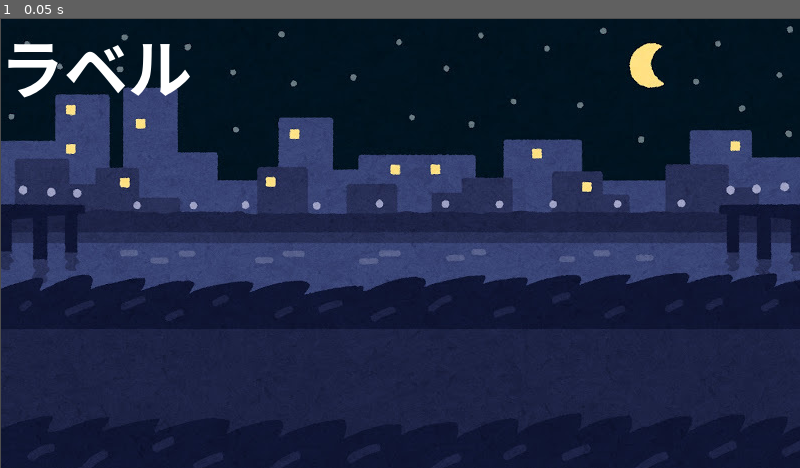
Above: before the commit, frame 1.
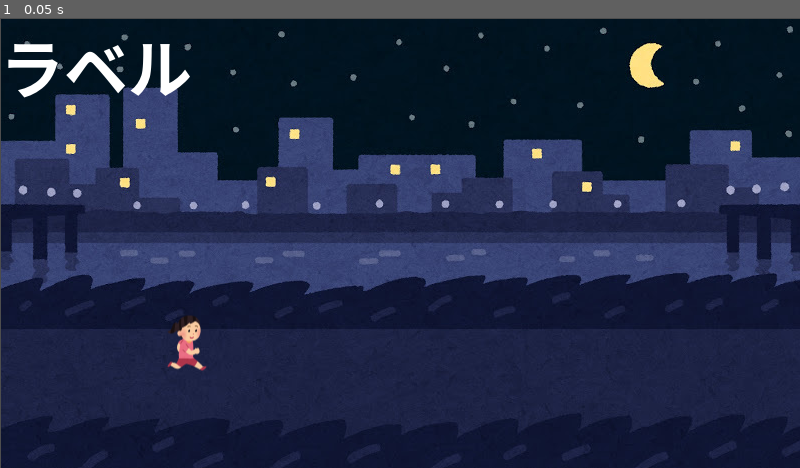
Above: after the commit, the same moment.

Repository: 23Nozomi/team3
Game: Godot game, scene res://my_world.tscn
Two runs of this game, one before a commit and one after it. Both use one fixed random seed, a clock stepped at 60 frames per second and the inputs below. The project has no main scene, so this scene is started directly.
Inputs:
- Up to frame 1 (0.05 s): no input

The runs differ from the first frame. In frame 1, 0.3% of the frame differs, in the area x 20-26%, y 66-79%.

Commit message:
Bがキャラ追加

Diff:
--- /dev/null
+++ b/game3/godot-template-v2/hanako.gd
@@ -0,0 +1,11 @@
+extends Actor
+
+
+# Called when the node enters the scene tree for the first time.
+func _ready() -> void:
+	pass # Replace with function body.
+
+
+# Called every frame. 'delta' is the elapsed time since the previous frame.
+func _process(delta: float) -> void:
+	pass
--- /dev/null
+++ b/game3/godot-template-v2/hanako.tscn
@@ -0,0 +1,18 @@
+[gd_scene format=3 uid="uid://txpdsqrh32qk"]
+
+[ext_resource type="PackedScene" uid="uid://bpyevpyu03sxt" path="res://actor.tscn" id="1_cs3gn"]
+[ext_resource type="Script" uid="uid://b4glo6foh423u" path="res://hanako.gd" id="2_nlwgb"]
+[ext_resource type="Texture2D" uid="uid://biys8sefitnrq" path="res://img/HANAKO.png" id="3_6b2a0"]
+
+[sub_resource type="CapsuleShape2D" id="CapsuleShape2D_t2osk"]
+radius = 19.0
+height = 54.0
+
+[node name="HANAKO" unique_id=1239789849 instance=ExtResource("1_cs3gn")]
+script = ExtResource("2_nlwgb")
+
+[node name="Sprite2D" parent="." index="0" unique_id=712688549]
+texture = ExtResource("3_6b2a0")
+
+[node name="CollisionShape2D" parent="." index="1" unique_id=881902376]
+shape = SubResource("CapsuleShape2D_t2osk")
--- a/game3/godot-template-v2/my_world.tscn
+++ b/game3/godot-template-v2/my_world.tscn
@@ -3,6 +3,7 @@
 [ext_resource type="PackedScene" uid="uid://6o7fxp26ru0v" path="res://world.tscn" id="1_cery3"]
 [ext_resource type="Script" uid="uid://wtcnsqp8n6dp" path="res://my_world.gd" id="2_1u75a"]
 [ext_resource type="Texture2D" uid="uid://cu8r7k323oo07" path="res://img/MyWorld.jpg" id="3_asled"]
+[ext_resource type="PackedScene" uid="uid://txpdsqrh32qk" path="res://hanako.tscn" id="4_1u75a"]
 
 [node name="MyWorld" unique_id=1137961271 instance=ExtResource("1_cery3")]
 script = ExtResource("2_1u75a")
@@ -10,3 +11,6 @@
 [node name="MyWorld" type="Sprite2D" parent="." index="2" unique_id=856814708]
 position = Vector2(401, 226)
 texture = ExtResource("3_asled")
+
+[node name="HANAKO" parent="." index="3" unique_id=1239789849 instance=ExtResource("4_1u75a")]
+position = Vector2(186, 325)
Not shown, added: game3/godot-template-v2/hanako.gd.uid
